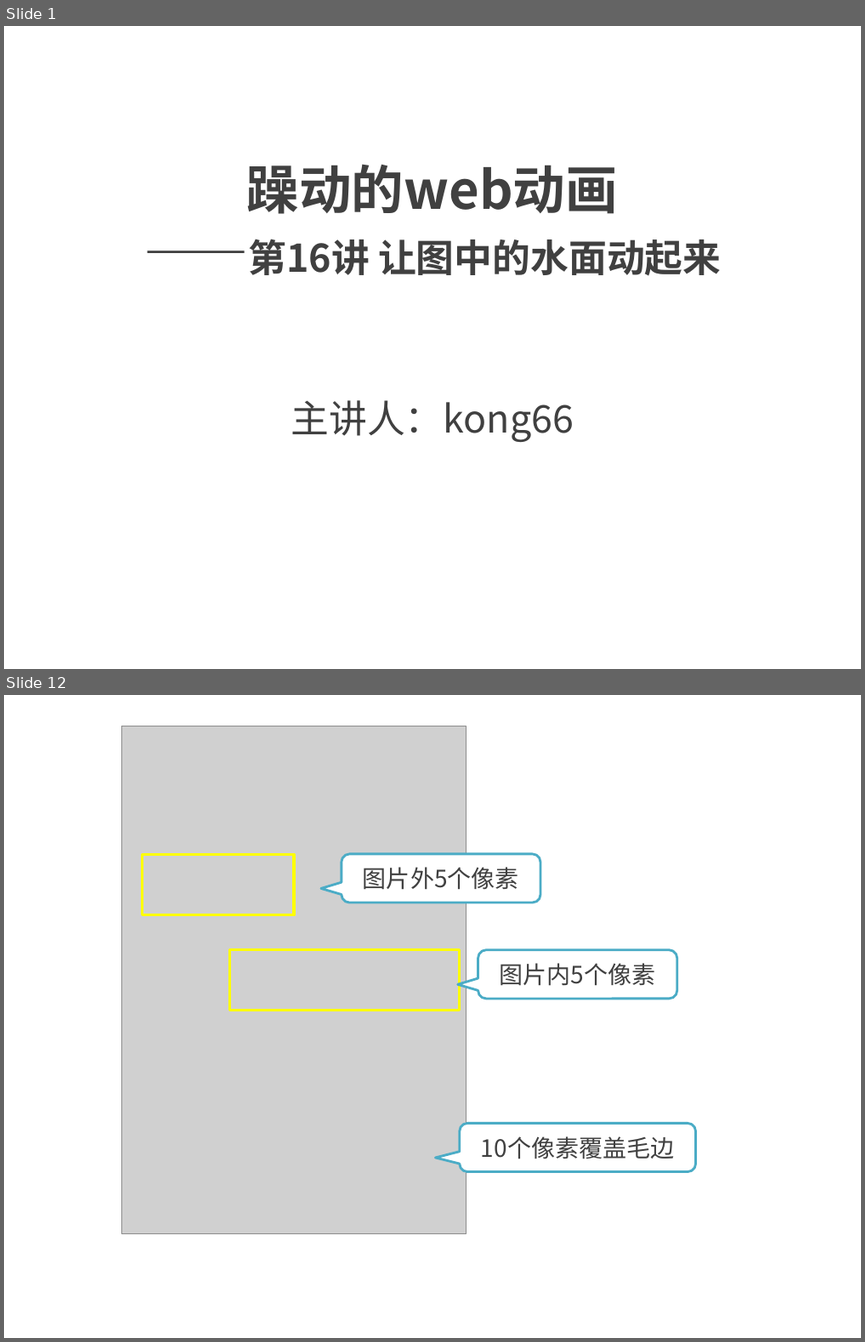
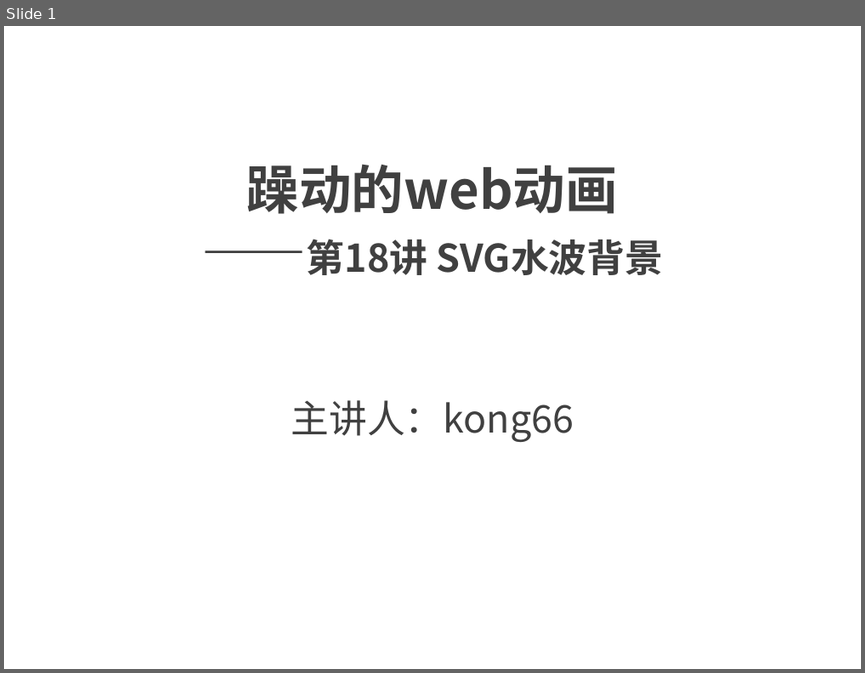
Before and after one commit to kong66/webAni, a slide deck: 18-svg-filter-water-wave/18.pptx. Shown one above the other, each under a label of ours: slides 1 and 12 before the commit, slide 1 after it; the slides between them are not shown. The pictures are 865x1342 and 865x673 pixels, drawn with LibreOffice and Linux fonts; fonts in the diff are those of the drawing; grey boxes stand for pictures. Boxes give left, top, right and bottom in pixels: in the first picture for what was removed or moved away, otherwise in the second. Text is boxed around its words. In the diff, an @@ line names an element or a change of style, - is before the commit and + after.

```diff
--- a/18-svg-filter-water-wave/18.pptx
+++ b/18-svg-filter-water-wave/18.pptx
@@ slide 12 removed at (4, 695, 861, 1338), background #FFFFFF @@
@@ picture removed at (122, 726, 466, 1233) @@
@@ rectangle removed at (142, 854, 294, 915) @@
@@ rounded speech box removed at (341, 853, 540, 902) @@
-图片外5个像素
@@ rectangle removed at (230, 949, 460, 1010) @@
@@ rounded speech box removed at (477, 949, 676, 998) @@
-图片内5个像素
@@ rounded speech box removed at (459, 1123, 695, 1171) @@
-10个像素覆盖毛边
@@ slide 1 changed as well @@
@@ title at (247, 164, 664, 275): text changed @@
-躁动的web动画
-——第16讲 让图中的水面动起来
+躁动的web动画
+——第18讲 SVG水波背景
```
Also in this commit, not shown: 2 other slides changed, 19 slides added, 10 other slides removed, 7 other files.
